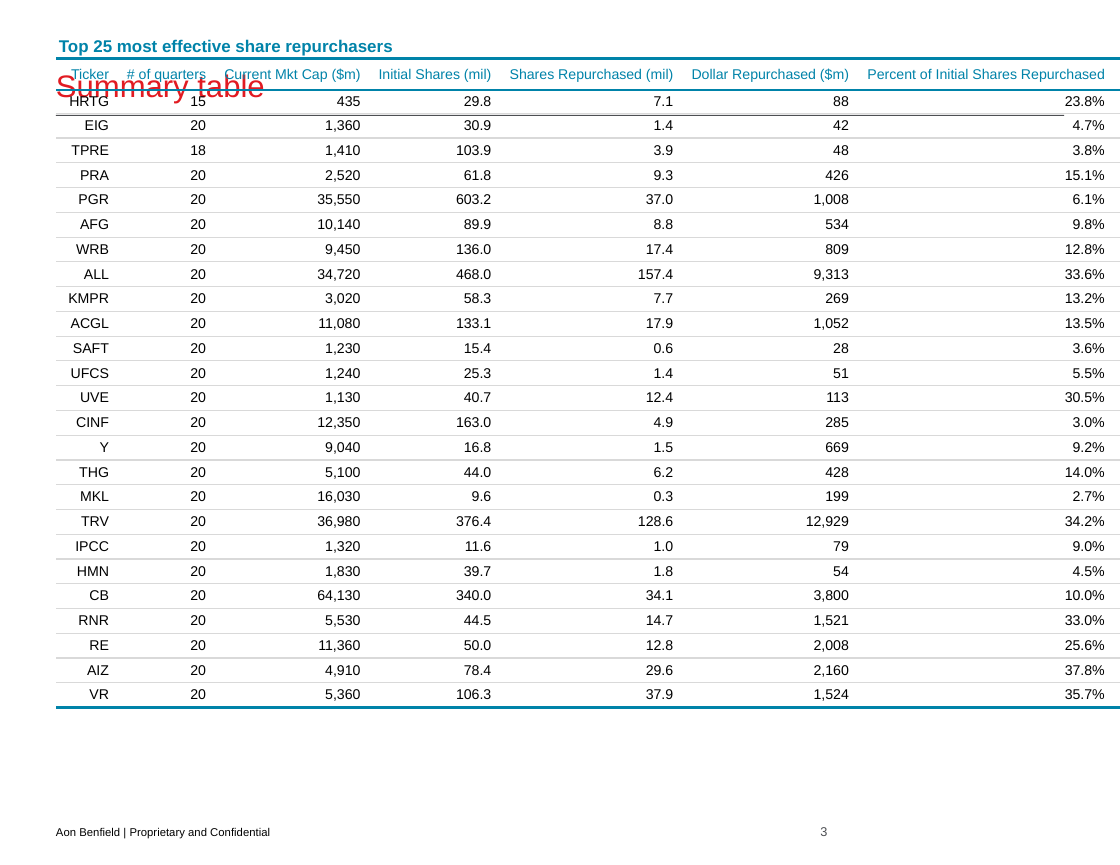
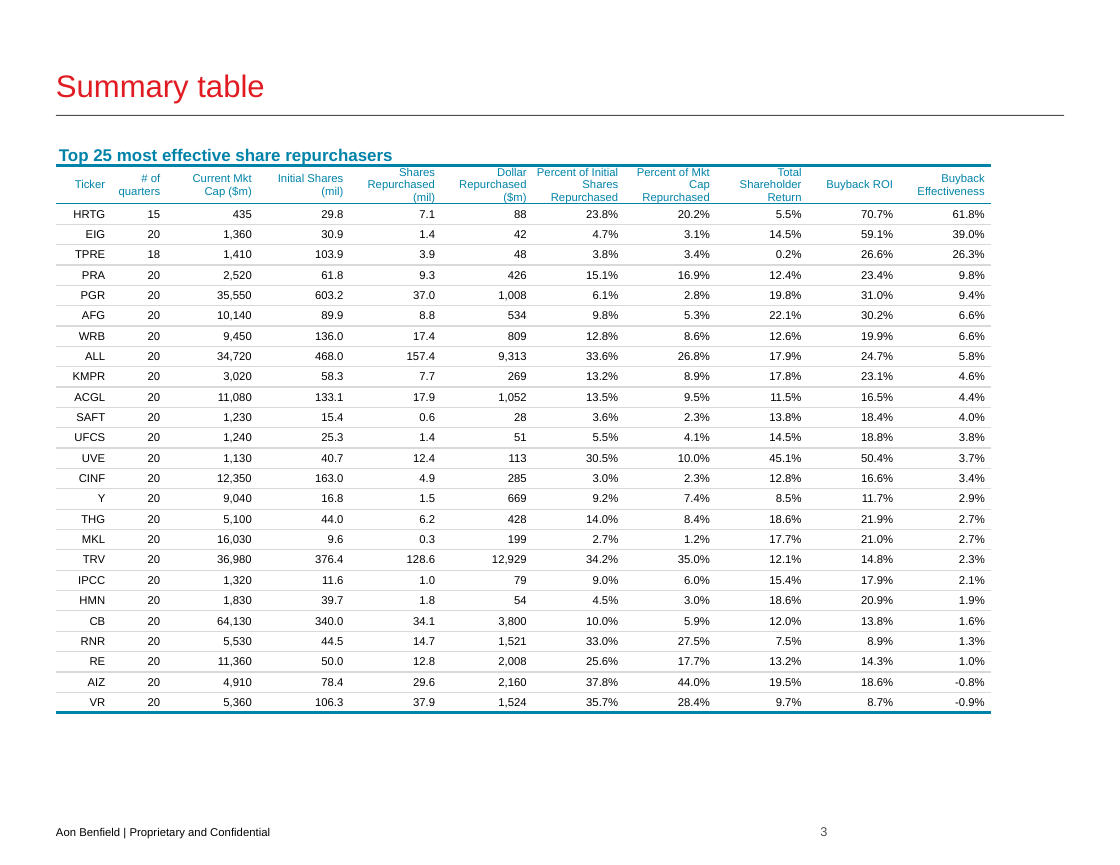
Before and after one commit to problemofpoints/buybackmath, a slide deck: slide 4 of share_buyback_roi2.pptx. Drawn at 1120x865 pixels with LibreOffice and Linux fonts; fonts in the diff are those of the drawing; background and template pictures are left out. Boxes give left, top, right and bottom in pixels: in the first picture for what was removed or moved away, otherwise in the second. Text is boxed around its words. In the diff, an @@ line names an element or a change of style, - is before the commit and + after.

```diff
--- a/share_buyback_roi2.pptx
+++ b/share_buyback_roi2.pptx
@@ table at [56, 146, 991, 779] @@
@@ size 10 to 8 pt @@
@@ table: place and size @@
-table at [56, 35, 1120, 705]
+table at [56, 146, 991, 779]
```
Also in this commit, not shown: 3 slides added, 1 slide removed, 1 other file.
